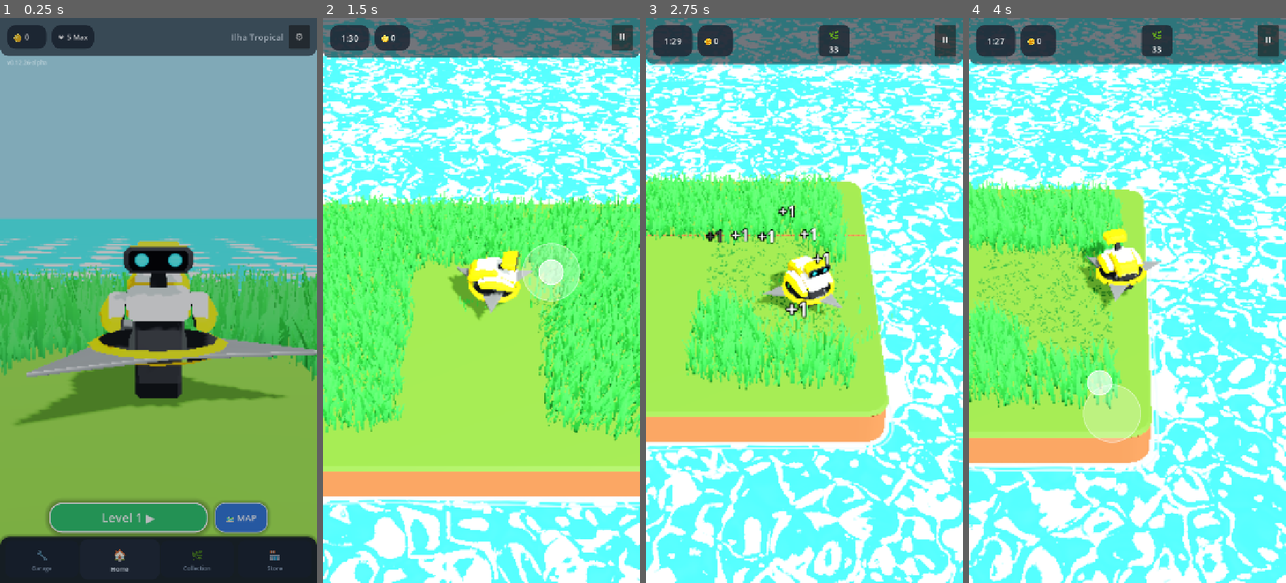
Above: before the commit, frames 1-4 (left to right).
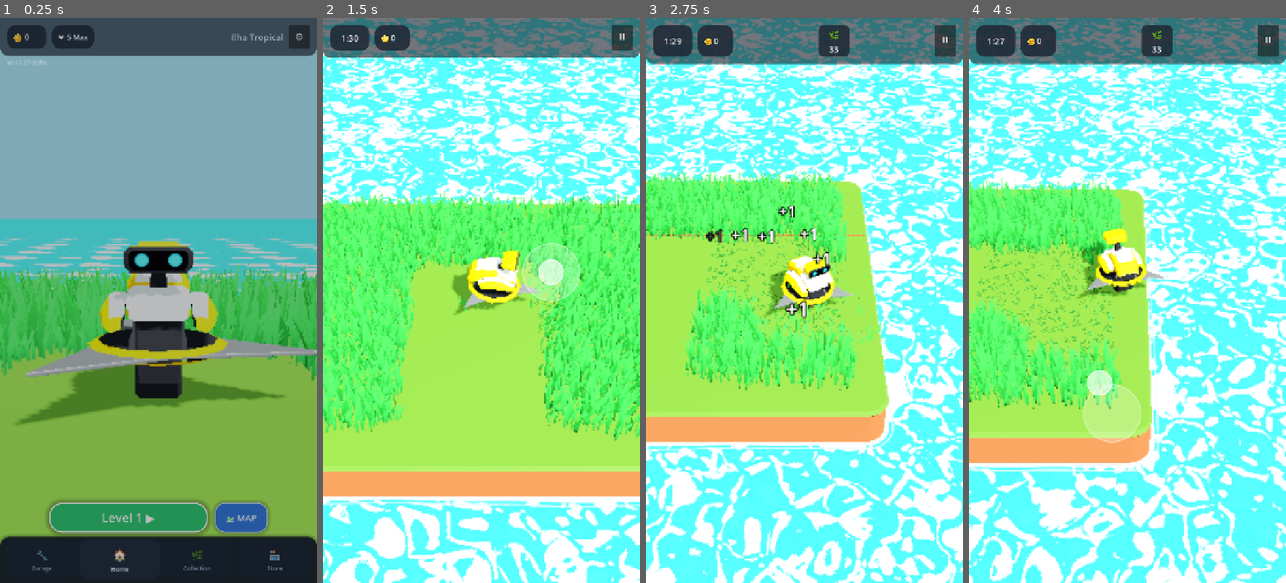
Above: after the commit, the same moments.

Repository: rogerbif/grass-cut-bot
Game: Godot game, scene res://scenes/menu/main_menu.tscn
Two runs of this game, one before a commit and one after it. Both use one fixed random seed, a clock stepped at 60 frames per second and the inputs below.
Inputs (mouse positions are in pixels of both pictures, inside the frame that each line leads up to):
- Up to frame 1 (0.25 s): no input
- Up to frame 2 (1.5 s): click "Level 1 ▶" at 0.5 s; tap Enter at 1.25 s; move the mouse to (551, 272) at 1.27 s; hold Right (ui_right) from 1.28 s (still down); hold Alt from 1.28 s (still down); click (551, 272) at 1.42 s
- Up to frame 3 (2.75 s): release Right (ui_right) at 2 s; release Alt at 2 s; drag from (741, 328) to (788, 413) at 2.02 s
- Up to frame 4 (4 s): move the mouse to (1159, 176) at 2.77 s; hold Right (ui_right) 2.78-3.5 s; tap Z at 2.85 s; drag from (1111, 413) to (1032, 215) at 3.52 s

The runs differ from the first frame. In frame 1, less than 0.1% of the frame differs, in the area x 8-10%, y 7-9%; in frame 2, 0.6%, in the area x 39-69%, y 42-54%; in frame 3, 0.5%; in frame 4, 0.6%.

Commit message:
feat(cutter): sincronizacao da inclinacao da serra com o chassi do robo [v0.12.27-alpha]

Diff:
--- a/project.godot
+++ b/project.godot
@@ -11,7 +11,7 @@
 [application]
 
 config/name="Grass Cut Bot"
-config/version="0.12.26-alpha"
+config/version="0.12.27-alpha"
 run/main_scene="res://scenes/menu/main_menu.tscn"
 config/features=PackedStringArray("4.7", "Mobile")
 boot_splash/image="uid://3pegaomvcdut"
--- a/scripts/core/game_version.gd
+++ b/scripts/core/game_version.gd
@@ -7,7 +7,7 @@
 
 const MAJOR: int = 0
 const MINOR: int = 12
-const PATCH: int = 26
+const PATCH: int = 27
 const STAGE: String = "ALPHA" # "PRE-ALPHA", "ALPHA", "BETA", "RC", "RELEASE"
 const BUILD_TYPE: String = "dev" # "dev", "nightly", "public"
 
--- a/scripts/cutter/cutter.gd
+++ b/scripts/cutter/cutter.gd
@@ -84,6 +84,8 @@
 	add_to_group("cutter")
 	current_blade_speed = idle_rotation_speed
 	_cached_cutter_speed = base_speed
+	if blade_spinner != null and robot_body != null:
+		blade_spinner.reparent(robot_body, true)
 	if robot_body:
 		robot_body.rotation.y = 0.0 # Virado de frente para a câmera (+Z)
 		initial_body_y = robot_body.position.y
--- a/scripts/menu/menu_bot.gd
+++ b/scripts/menu/menu_bot.gd
@@ -60,6 +60,8 @@
 
 func _ready() -> void:
 	base_position = position
+	if blade_spinner != null and robot_body != null:
+		blade_spinner.reparent(robot_body, true)
 	if robot_body != null:
 		robot_body.rotation.y = 0.0 # Rosto e serra voltados para a câmera do menu
 
--- /dev/null
+++ b/tests/test_blade_inclination.gd
@@ -0,0 +1,63 @@
+extends Node
+
+func _ready() -> void:
+	print("--- INICIANDO TESTE DE INCLINAÇÃO DA SERRA (BLADE TILT) ---")
+
+	# 1. Instancia o cortador oficial de gameplay
+	var cutter_scene: PackedScene = load("res://scenes/cutter/cutter.tscn")
+	var cutter: CharacterBody3D = cutter_scene.instantiate() as CharacterBody3D
+	add_child(cutter)
+
+	var robot_body: Node3D = cutter.get_node_or_null("VisualPivot/GrassBot/Robot/Body") as Node3D
+	assert(robot_body != null, "robot_body deve existir na cena Cutter!")
+
+	var blade_spinner: Node3D = robot_body.get_node_or_null("BladeSpinner") as Node3D
+	assert(blade_spinner != null, "BladeSpinner deve ter sido reparentado para dentro de Body no _ready()!")
+	print("✔ Teste 1: BladeSpinner reparentado com sucesso sob Body.")
+
+	# 2. Testa inclinação frontal (Pitch = +6.0°)
+	robot_body.rotation.x = deg_to_rad(6.0)
+	var body_up: Vector3 = robot_body.global_transform.basis.y.normalized()
+	var blade_up: Vector3 = blade_spinner.global_transform.basis.y.normalized()
+	var angle_diff: float = rad_to_deg(body_up.angle_to(blade_up))
+	assert(is_equal_approx(angle_diff, 0.0), "A lâmina deve acompanhar o pitch do corpo!")
+	print("✔ Teste 2: Inclinação frontal (pitch +6.0°) validada com desvio 0.0°.")
+
+	# 3. Testa inclinação traseira e rolagem lateral (Pitch = -4.0°, Roll = +4.5°)
+	robot_body.rotation.x = deg_to_rad(-4.0)
+	robot_body.rotation.z = deg_to_rad(4.5)
+	body_up = robot_body.global_transform.basis.y.normalized()
+	blade_up = blade_spinner.global_transform.basis.y.normalized()
+	angle_diff = rad_to_deg(body_up.angle_to(blade_up))
+	assert(is_equal_approx(angle_diff, 0.0), "A lâmina deve acompanhar pitch e roll combinados!")
+	print("✔ Teste 3: Inclinação combinada (pitch -4.0° e roll +4.5°) validada com desvio 0.0°.")
+
+	# 4. Testa rotação contínua da serra no plano inclinado
+	blade_spinner.rotate_y(deg_to_rad(120.0))
+	blade_up = blade_spinner.global_transform.basis.y.normalized()
+	angle_diff = rad_to_deg(body_up.angle_to(blade_up))
+	assert(is_equal_approx(angle_diff, 0.0), "A rotação da serra deve permanecer coplanar ao deck inclinado!")
+	print("✔ Teste 4: Rotação contínua da lâmina (rotate_y) mantém coplanaridade perfeita.")
+
+	# 5. Testa o MenuBot da tela Home
+	var menu_bot_scene: PackedScene = load("res://scenes/menu/menu_bot.tscn")
+	var menu_bot: Node3D = menu_bot_scene.instantiate() as Node3D
+	add_child(menu_bot)
+
+	var menu_body: Node3D = menu_bot.get_node_or_null("VisualPivot/GrassBot/Robot/Body") as Node3D
+	assert(menu_body != null, "menu_body deve existir na cena MenuBot!")
+
+	var menu_blade: Node3D = menu_body.get_node_or_null("BladeSpinner") as Node3D
+	assert(menu_blade != null, "BladeSpinner do MenuBot deve ter sido reparentado para dentro de Body no _ready()!")
+
+	menu_body.rotation.x = deg_to_rad(3.5) # Pitch de avanço no menu
+	var menu_body_up: Vector3 = menu_body.global_transform.basis.y.normalized()
+	var menu_blade_up: Vector3 = menu_blade.global_transform.basis.y.normalized()
+	var menu_angle_diff: float = rad_to_deg(menu_body_up.angle_to(menu_blade_up))
+	assert(is_equal_approx(menu_angle_diff, 0.0), "A lâmina do MenuBot deve acompanhar o pitch no menu!")
+	print("✔ Teste 5: MenuBot reparentado e inclinação da serra validada no menu inicial.")
+
+	print("==================================================")
+	print(">>> TODOS OS TESTES DE INCLINAÇÃO DA SERRA PASSARAM COM 100% DE SUCESSO! <<<")
+	print("==================================================")
+	get_tree().quit(0)
--- /dev/null
+++ b/tests/test_blade_inclination.tscn
@@ -0,0 +1,6 @@
+[gd_scene load_steps=2 format=3 uid="uid://test_blade_inclination_01"]
+
+[ext_resource type="Script" path="res://tests/test_blade_inclination.gd" id="1_test"]
+
+[node name="TestBladeInclination" type="Node"]
+script = ExtResource("1_test")
Not shown, changed: export_presets.cfg
Not shown, added: tests/test_blade_inclination.gd.uid
Not shown, changed: docs/02_entidades_e_mecanicas/SISTEMA_DO_CORTADOR.md
Not shown, added: docs/historico_melhorias/102_inclinacao_serra_sincronizada_chassi.md
Not shown, changed: docs/historico_melhorias/INDICE_MELHORIAS.md
